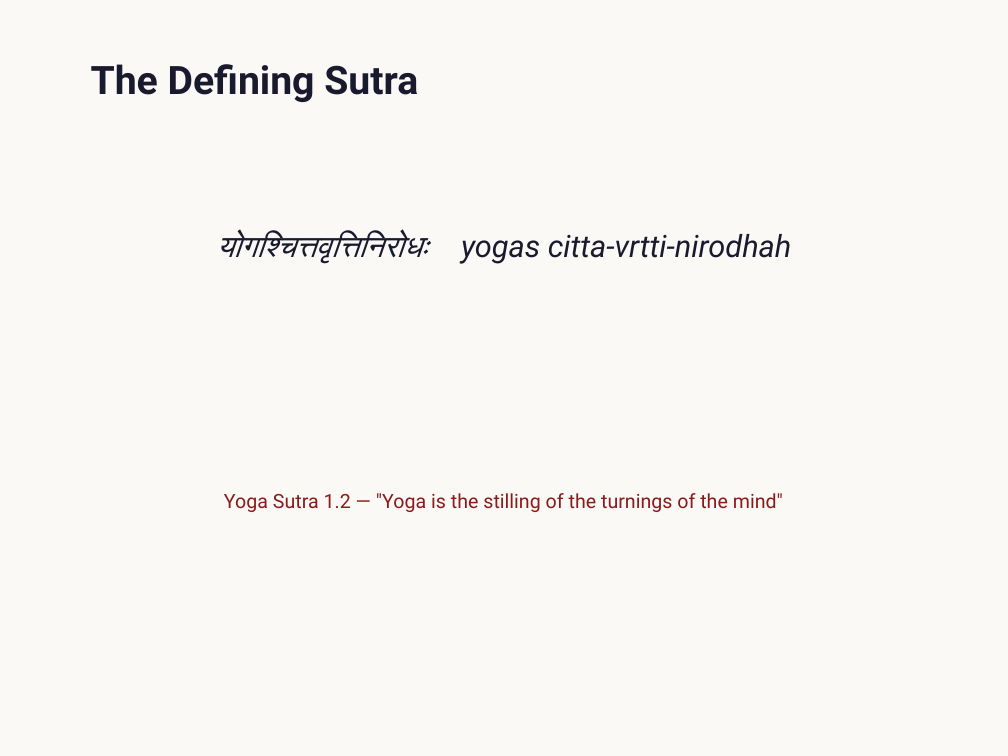
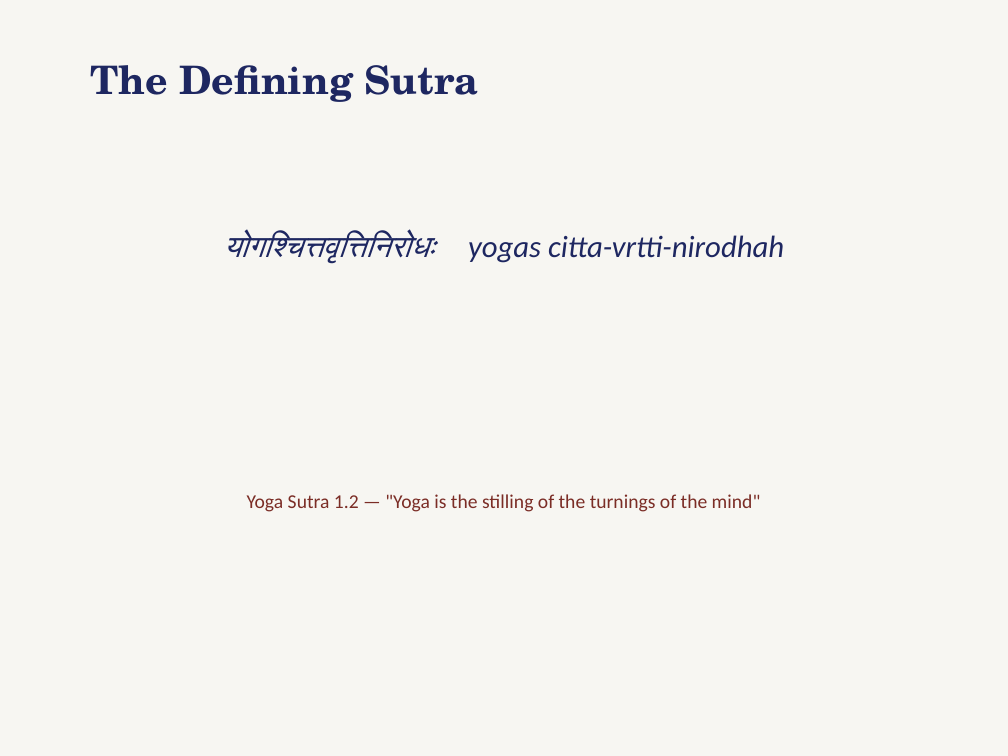
Before and after one commit to jbajaj6/sanskrit_etymology, a slide deck: slide 3 of docs/final_presentation.pptx. Drawn at 1008x756 pixels with LibreOffice and Linux fonts; fonts in the diff are those of the drawing. Boxes give left, top, right and bottom in pixels: in the first picture for what was removed or moved away, otherwise in the second. Text is boxed around its words. In the diff, an @@ line names an element or a change of style, - is before the commit and + after.

```diff
--- a/docs/final_presentation.pptx
+++ b/docs/final_presentation.pptx
@@ background #FAF9F6 to #F7F6F2 @@
@@ text "The Defining Sutra" at [91, 65, 478, 102]: font Roboto to TeX Gyre Schola, text colour #1A1A2E to #1E2761 @@
@@ text "योगश्चित्तवृत्तिनिरोधः yogas citta-vrtti-nirodhah" at [224, 231, 784, 264]: font Roboto to Calibri, text colour #1A1A2E to #1E2761 @@
@@ text "Yoga Sutra 1.2 — "Yoga ..." at [247, 494, 761, 512]: font Roboto to Calibri, text colour #8B1A1A to #7B2D26 @@
```
Also in this commit, not shown: 12 other slides changed, 1 other file.
